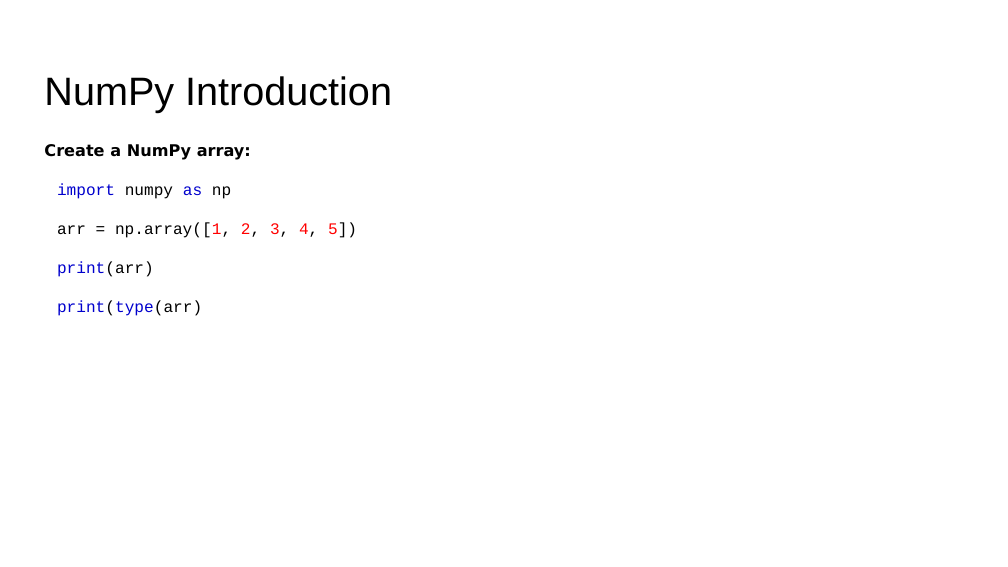
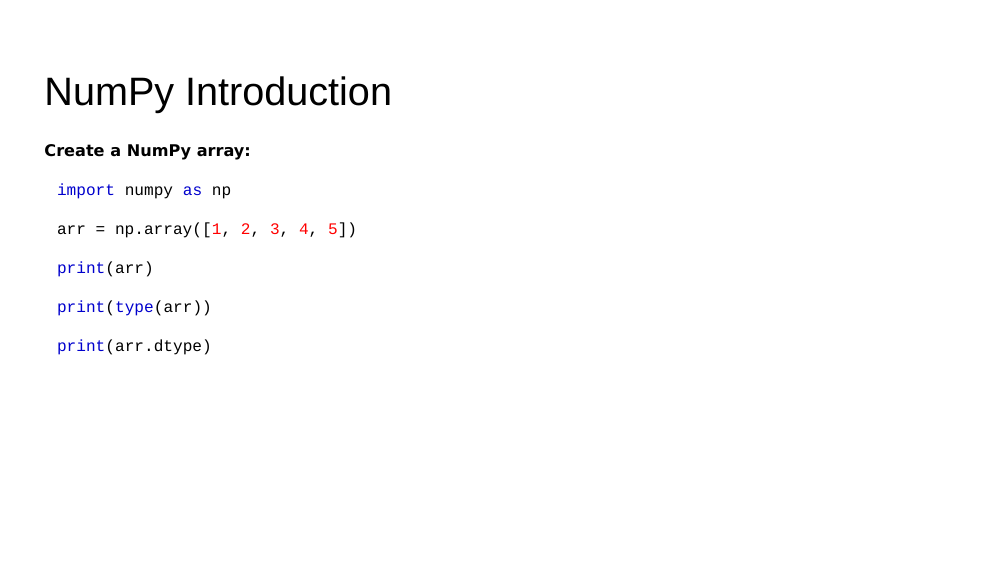
Before and after one commit to shahil04/ds_materials, a slide deck: slide 3 of 5.0_python_6.libraries/python_libraries/1.numpy/Numpy_class.pptx. Drawn at 1008x567 pixels with LibreOffice and Linux fonts; fonts in the diff are those of the drawing. Boxes give left, top, right and bottom in pixels: in the first picture for what was removed or moved away, otherwise in the second. Text is boxed around its words. In the diff, an @@ line names an element or a change of style, - is before the commit and + after.

```diff
--- a/5.0_python_6.libraries/python_libraries/1.numpy/Numpy_class.pptx
+++ b/5.0_python_6.libraries/python_libraries/1.numpy/Numpy_class.pptx
@@ text at [57, 300, 212, 355]: text changed; text colour #0000CD to #000000 @@
-print(type(arr)
+print(type(arr))
+print(arr.dtype)
```
Also in this commit, not shown: 7 other slides changed, 38 other files.
